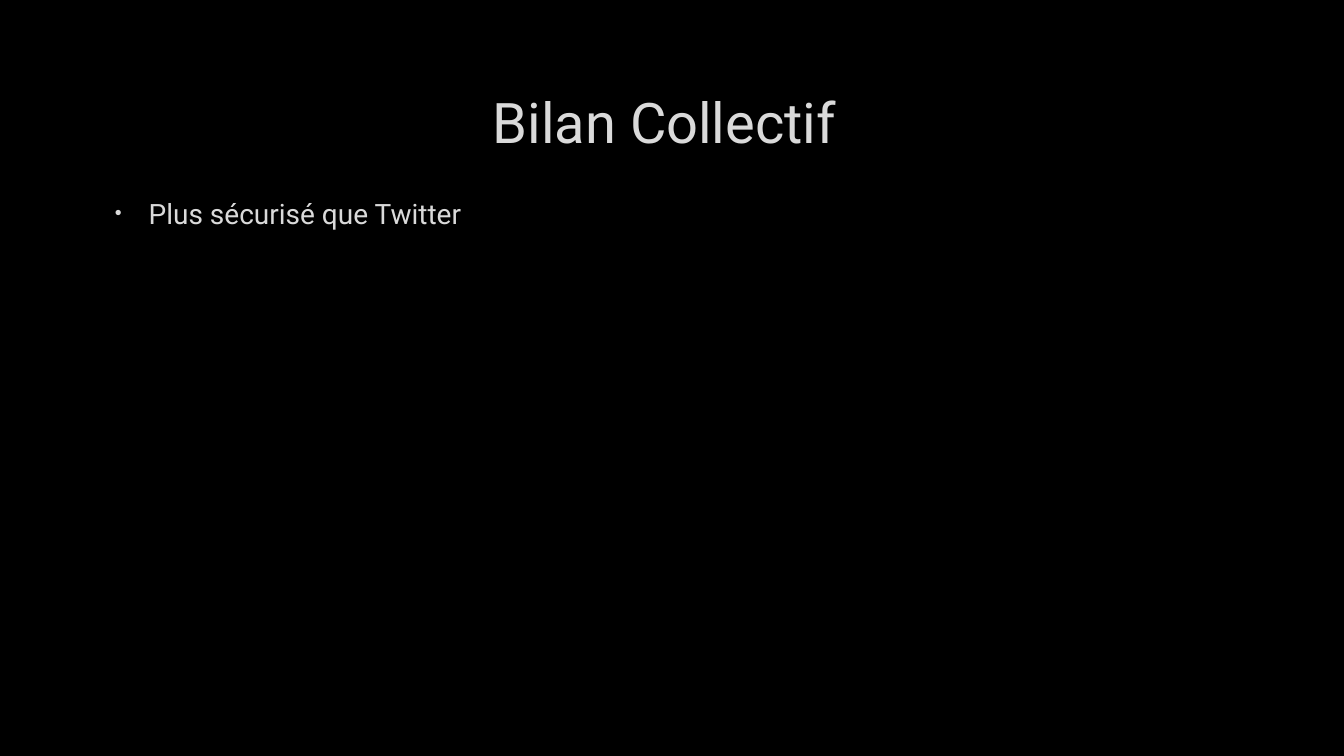
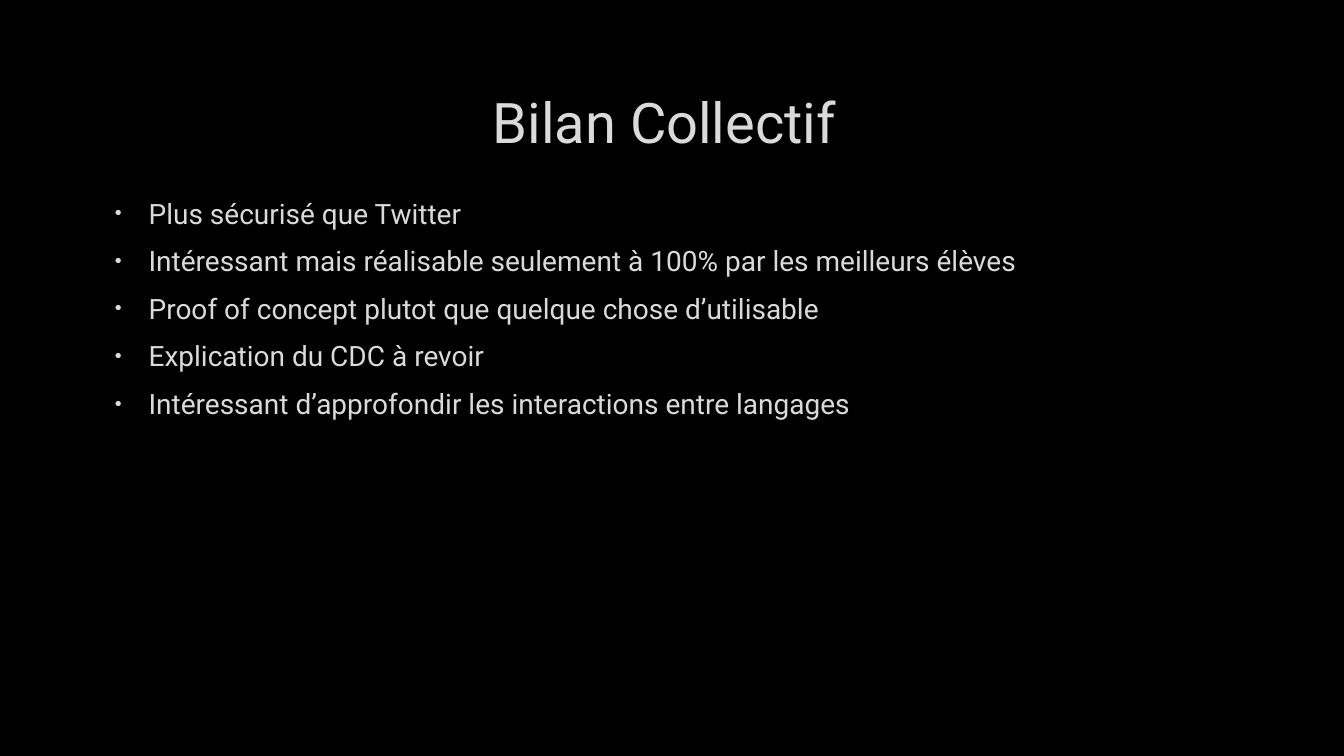
Before and after one commit to Soultoe/LinkedECE, a slide deck: slide 11 of Show.pptx. Drawn at 1344x756 pixels with LibreOffice and Linux fonts; fonts in the diff are those of the drawing; background and template pictures are left out. Boxes give left, top, right and bottom in pixels: in the first picture for what was removed or moved away, otherwise in the second. Text is boxed around its words. In the diff, an @@ line names an element or a change of style, - is before the commit and + after.

```diff
--- a/Show.pptx
+++ b/Show.pptx
@@ text at [149, 250, 1016, 420]: paragraphs added @@
+• Intéressant mais réalisable seulement à 100% par les meilleurs élèves
+• Proof of concept plutot que quelque chose d’utilisable
+• Explication du CDC à revoir
+• Intéressant d’approfondir les interactions entre langages
```
Also in this commit, not shown: 5 other slides changed, 1 slide added, 1 slide removed.
